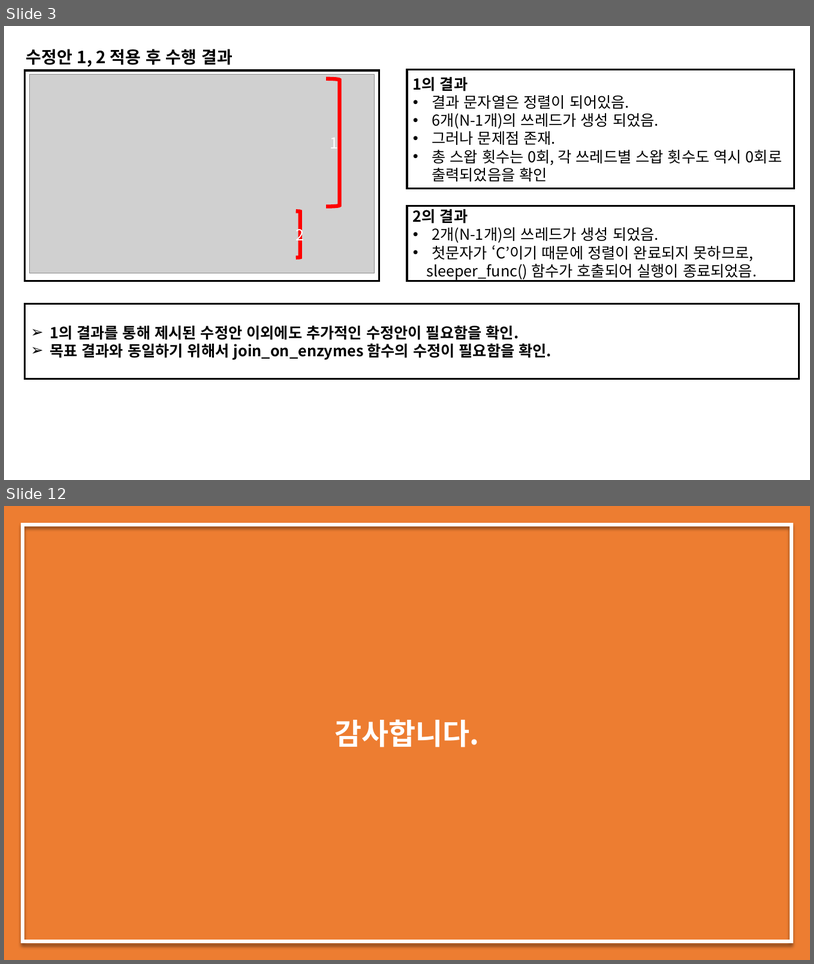
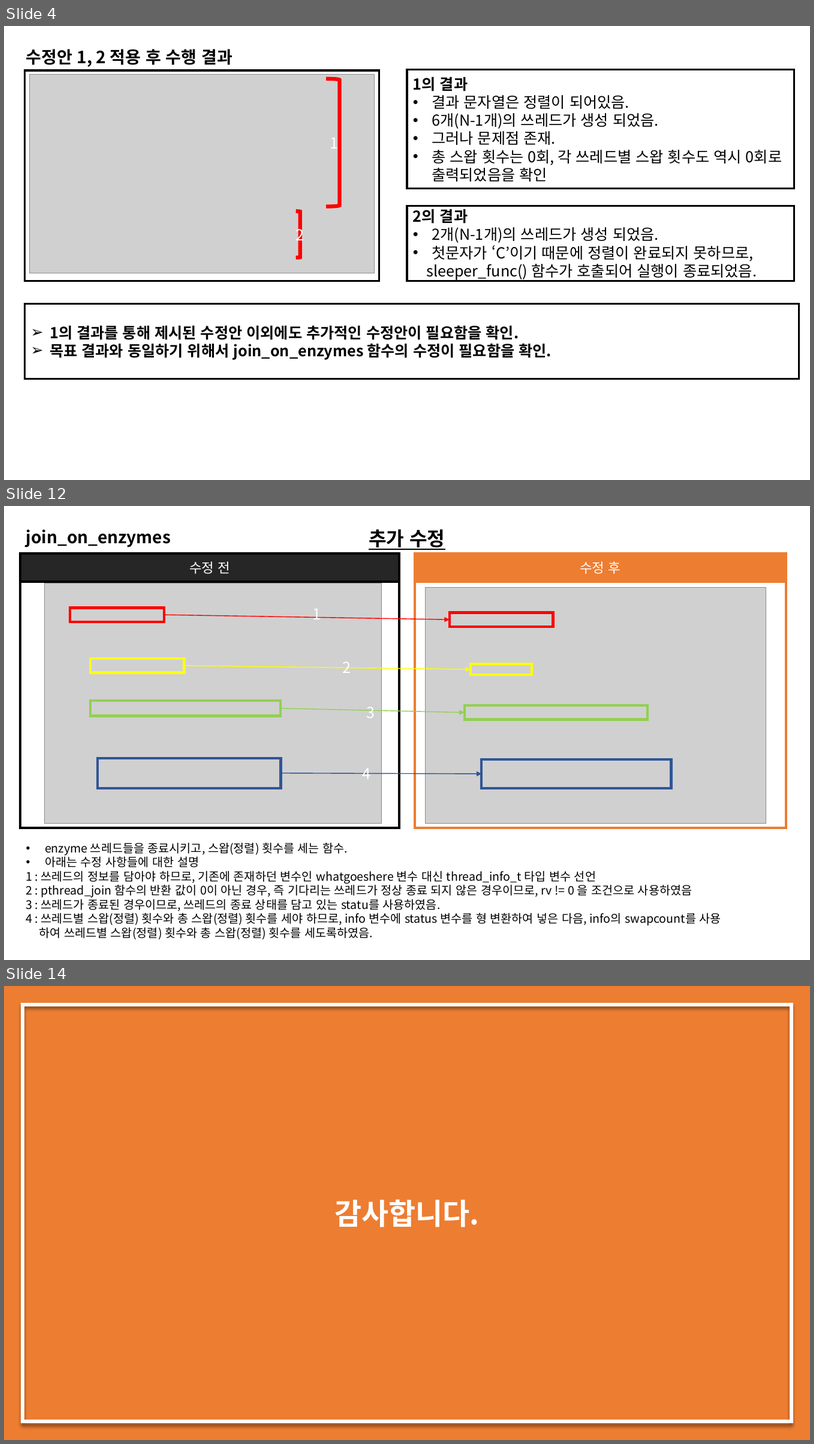
Before and after one commit to dudghks97/OS, a slide deck: 2016305078_최영환_os_report_02.pptx. Shown one above the other, each under a label of ours: slides 3 and 12 before the commit, slides 4, 12 and 14 after it; the slides between them are not shown. The pictures are 814x964 and 814x1444 pixels, drawn with LibreOffice and Linux fonts; fonts in the diff are those of the drawing; grey boxes stand for pictures. Boxes give left, top, right and bottom in pixels: in the first picture for what was removed or moved away, otherwise in the second. Text is boxed around its words. In the diff, an @@ line names an element or a change of style, - is before the commit and + after.

```diff
--- a/2016305078_최영환_os_report_02.pptx
+++ b/2016305078_최영환_os_report_02.pptx
@@ slide 12 added at [4, 506, 810, 960], background #FFFFFF @@
@@ text added at [26, 529, 171, 547], 20 pt, text #000000, bold @@
+join_on_enzymes
@@ text added at [369, 529, 445, 550], 23 pt, text #000000, bold, underline @@
+추가 수정
@@ rectangle added at [20, 553, 400, 581], fill #262626, outline #000000 3 pt, 16 pt, text #FFFFFF @@
+수정 전
@@ rectangle added at [415, 553, 786, 581], fill #ED7D31, outline #ED7D31 3 pt, 16 pt, text #FFFFFF @@
+수정 후
@@ rectangle added at [20, 582, 400, 828], outline #000000 3 pt @@
@@ picture added at [45, 583, 381, 823] @@
@@ rectangle added at [415, 582, 786, 828], outline #ED7D31 3 pt @@
@@ picture added at [426, 587, 766, 823] @@
@@ rectangle added at [70, 607, 164, 622], outline #FF0000 3 pt @@
@@ text added at [313, 609, 321, 619], 18 pt, text #FFFFFF @@
+1
@@ rectangle added at [450, 612, 553, 627], outline #FF0000 3 pt @@
@@ arrow added from (164, 615) to (450, 620), #FF0000 1 pt @@
@@ rectangle added at [90, 658, 185, 672], outline #FFFF00 3 pt @@
@@ arrow added from (184, 666) to (471, 669), #FFFF00 1 pt @@
@@ text added at [342, 662, 351, 673], 18 pt, text #FFFFFF @@
+2
@@ rectangle added at [471, 664, 533, 675], outline #FFFF00 3 pt @@
@@ rectangle added at [90, 701, 281, 716], outline #92D050 3 pt @@
@@ arrow added from (281, 708) to (465, 712), #92D050 1 pt @@
@@ text added at [366, 707, 375, 718], 18 pt, text #FFFFFF @@
+3
@@ rectangle added at [465, 705, 648, 719], outline #92D050 3 pt @@
@@ rectangle added at [98, 757, 281, 788], outline #2F5597 3 pt @@
@@ arrow added from (281, 773) to (482, 774), #2F5597 1 pt @@
@@ text added at [363, 768, 371, 779], 18 pt, text #FFFFFF @@
+4
@@ rectangle added at [482, 759, 672, 788], outline #2F5597 3 pt @@
@@ text added at [26, 842, 722, 939], 14 pt, text #000000 @@
+• enzyme 쓰레드들을 종료시키고, 스왑(정렬) 횟수를 세는 함수.
+• 아래는 수정 사항들에 대한 설명
+1 : 쓰레드의 정보를 담아야 하므로, 기존에 존재하던 변수인 whatgoeshere 변수 대신 thread_info_t 타입 변수 선언
+2 : pthread_join 함수의 반환 값이 0이 아닌 경우, 즉 기다리는 쓰레드가 정상 종료 되지 않은 경우이므로, rv != 0 을 조건으로 사용하였음
+3 : 쓰레드가 종료된 경우이므로, 쓰레드의 종료 상태를 담고 있는 statu를 사용하였음.
+4 : 쓰레드별 스왑(정렬) 횟수와 총 스왑(정렬) 횟수를 세야 하므로, info 변수에 status 변수를 형 변환하여 넣은 다음, info의 swapcount를 사용
+하여 쓰레드별 스왑(정렬) 횟수와 총 스왑(정렬) 횟수를 세도록하였음.
@@ what was slide 3 is now slide 4 @@
@@ what was slide 12 is now slide 14 @@
```
Also in this commit, not shown: 3 slides changed, 7 other slides added, 6 slides removed, 3 other files.
